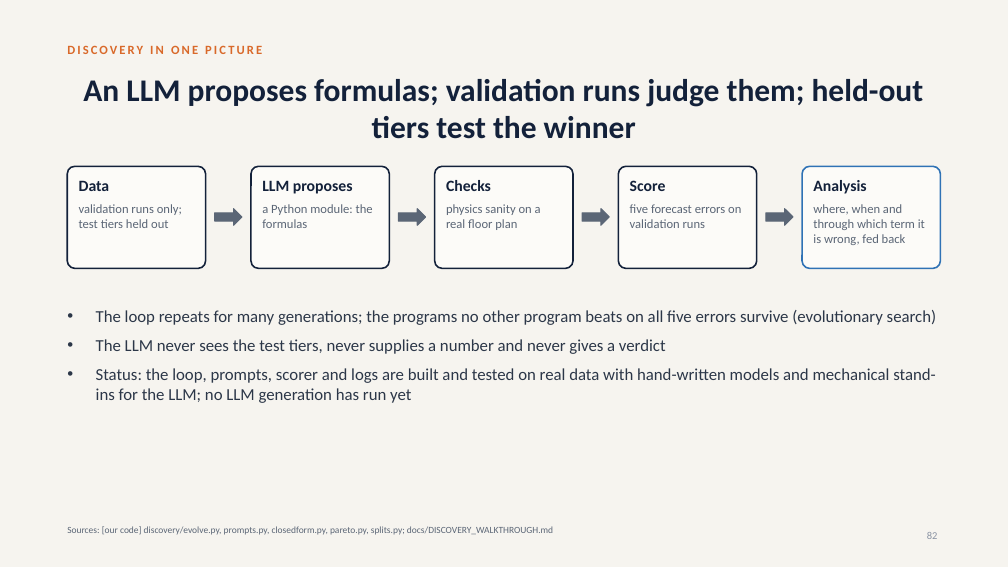
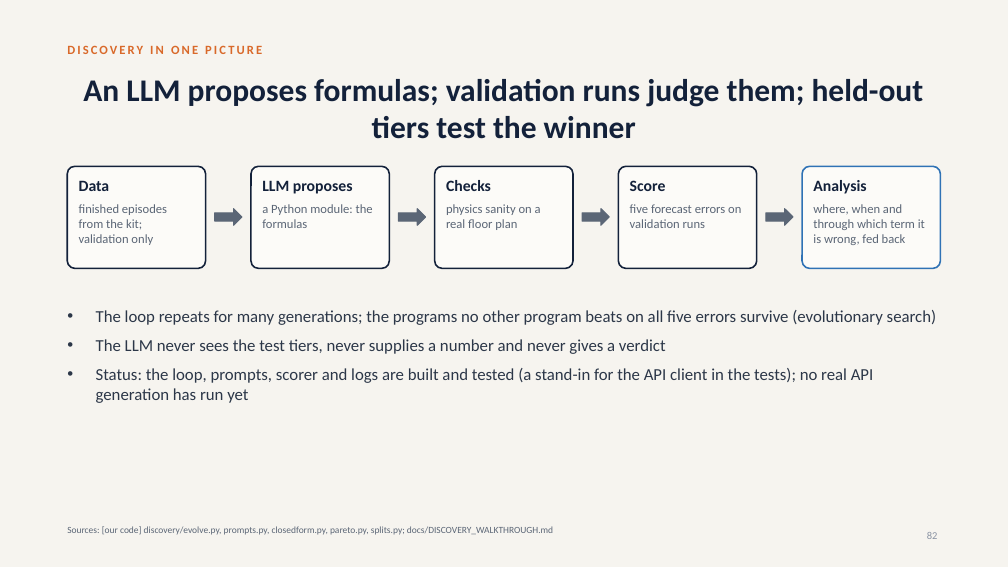
Before and after one commit to srivathsanb14/working-code, a slide deck: slide 82 of docs/One_Controller_for_Every_Building.pptx. Drawn at 1008x567 pixels with LibreOffice and Linux fonts; fonts in the diff are those of the drawing. Boxes give left, top, right and bottom in pixels: in the first picture for what was removed or moved away, otherwise in the second. Text is boxed around its words. In the diff, an @@ line names an element or a change of style, - is before the commit and + after.

```diff
--- a/docs/One_Controller_for_Every_Building.pptx
+++ b/docs/One_Controller_for_Every_Building.pptx
@@ text at (79,204,167,245): text changed @@
-validation runs only; test tiers held out
+finished episodes from the kit; validation only
@@ text at (96,368,874,403): text changed @@
-• Status: the loop, prompts, scorer and logs are built and tested on real data with hand-written models and mechanical stand-ins for the LLM; no LLM generation has run yet
+• Status: the loop, prompts, scorer and logs are built and tested (a stand-in for the API client in the tests); no real API generation has run yet
```
Also in this commit, not shown: 11 other slides changed, 2 slides added, 16 other files.
